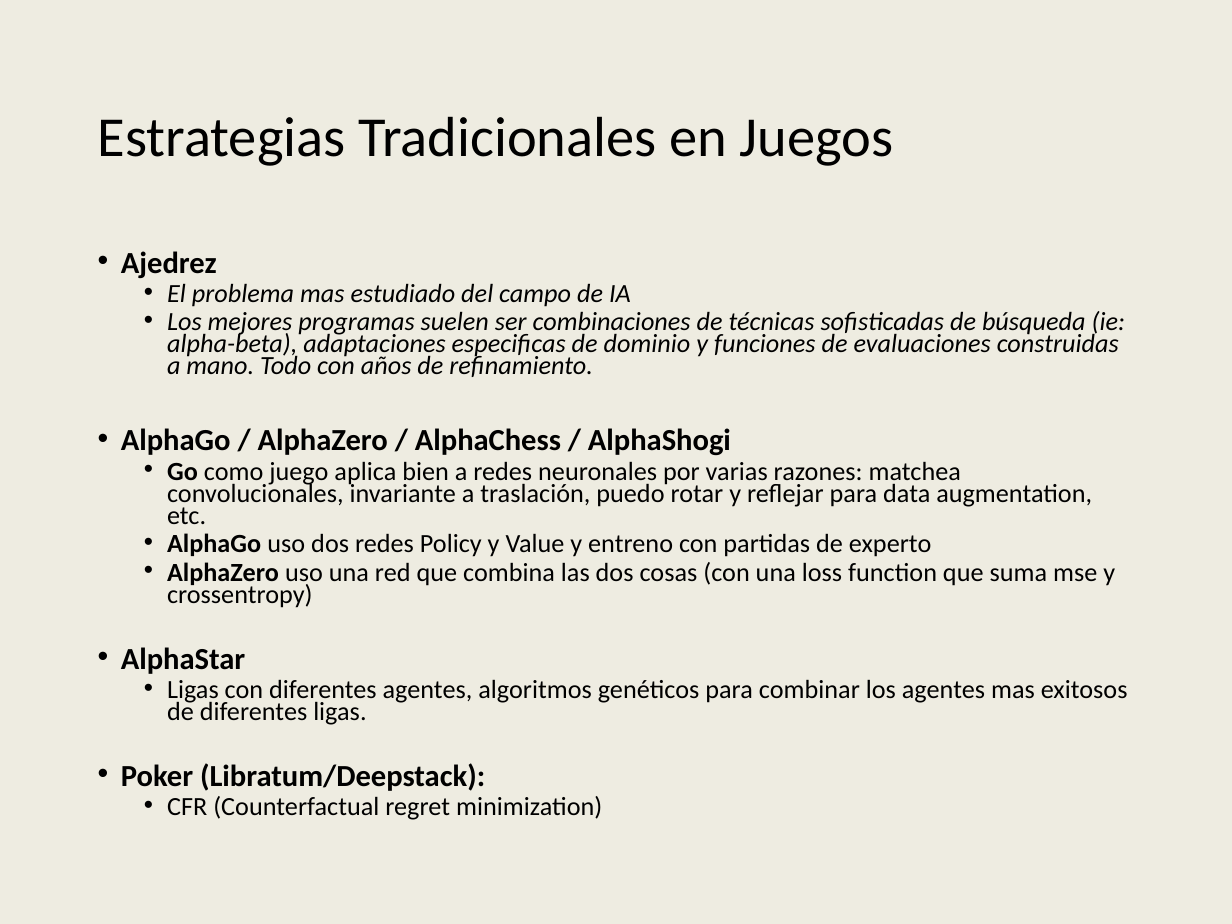
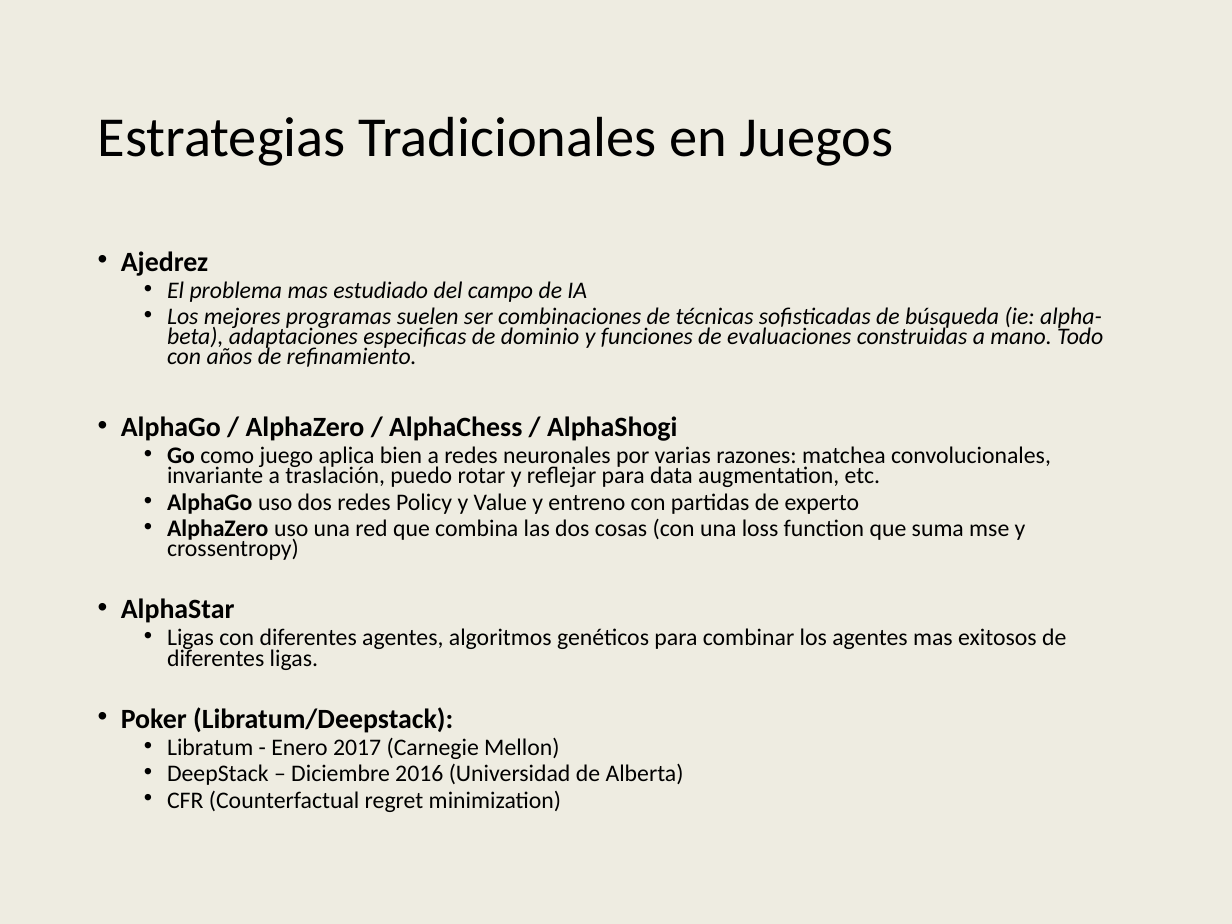
Before and after one commit to AbrojoROU/Truco_DQN, a slide deck: slide 6 of Proyecto IA Digital House v4.pptx. Drawn at 1232x924 pixels with LibreOffice and Linux fonts; fonts in the diff are those of the drawing; background and template pictures are left out. Boxes give left, top, right and bottom in pixels: in the first picture for what was removed or moved away, otherwise in the second. Text is boxed around its words. In the diff, an @@ line names an element or a change of style, - is before the commit and + after.

```diff
--- a/Proyecto IA Digital House v4.pptx
+++ b/Proyecto IA Digital House v4.pptx
@@ text at <box>121,251,1103,812</box>: size 17.9 to 16.3 pt in "Ajedrez", "AlphaGo / AlphaZero / AlphaChess / AlphaShogi", "AlphaStar", "Poker (Libratum/Deepstack):"; size 15.3 to 13.9 pt in "El problema mas estudiado del campo de ...", "Los mejores programas suelen ser combinaciones de ...", "Go como juego aplica bien a redes ...", "AlphaGo uso dos redes Policy y Value ..." and 3 more places @@
@@ text at <box>167,737,684,785</box>: paragraphs added @@
+  • Libratum - Enero 2017 (Carnegie Mellon)
+  • DeepStack – Diciembre 2016 (Universidad de Alberta)
```
Also in this commit, not shown: 4 other slides changed, 1 slide added, 2 slides removed.
